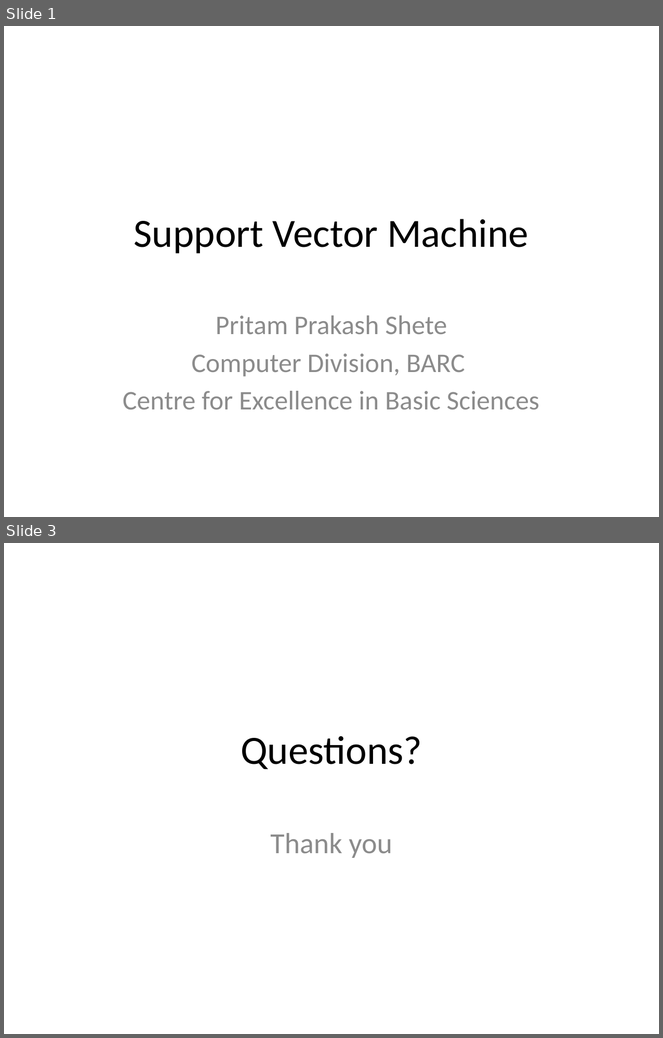
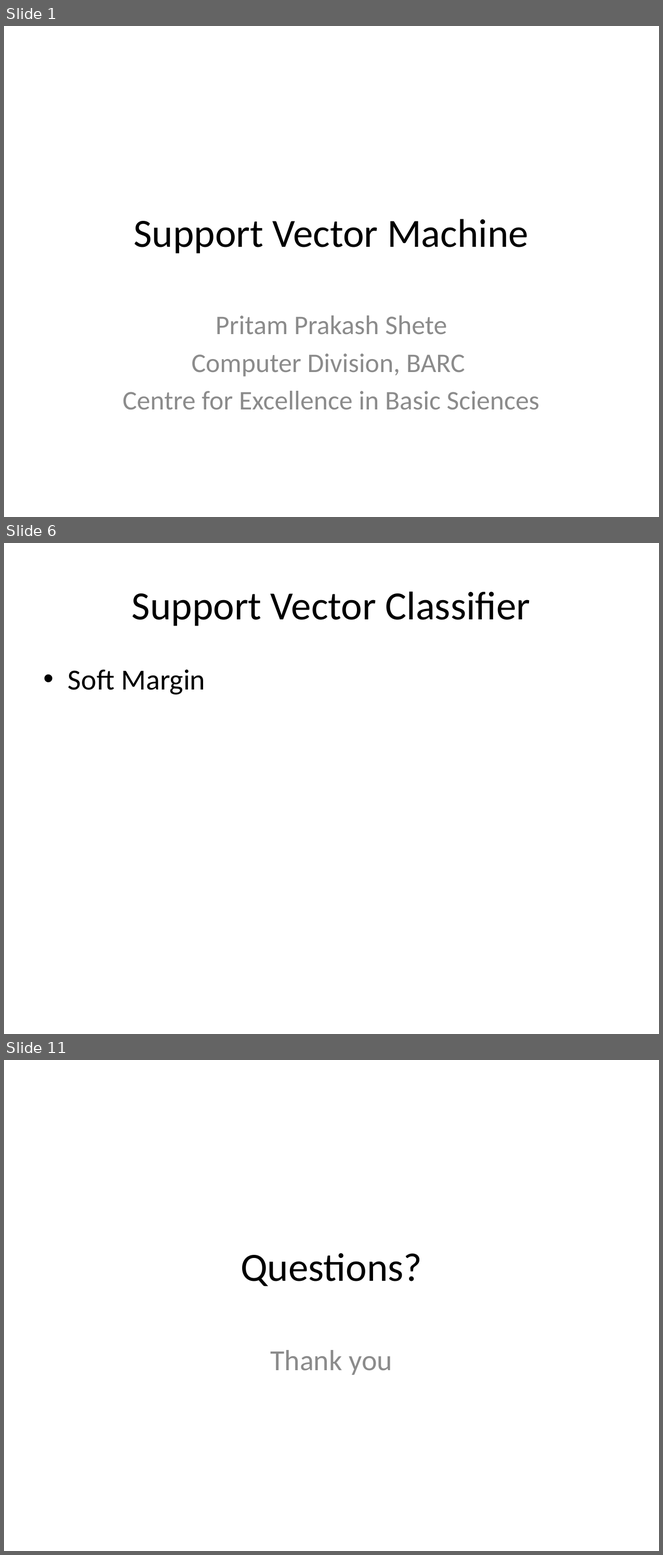
Before and after one commit to look4pritam/ArtificialIntelligence, a slide deck: MachineLearning/SupportVectorMachine/SupportVectorMachine.pptx. Shown one above the other, each under a label of ours: slides 1 and 3 before the commit, slides 1, 6 and 11 after it; the slides between them are not shown. The pictures are 663x1038 and 663x1555 pixels, drawn with LibreOffice and Linux fonts; fonts in the diff are those of the drawing. Boxes give left, top, right and bottom in pixels: in the first picture for what was removed or moved away, otherwise in the second. Text is boxed around its words. In the diff, an @@ line names an element or a change of style, - is before the commit and + after.

```diff
--- a/MachineLearning/SupportVectorMachine/SupportVectorMachine.pptx
+++ b/MachineLearning/SupportVectorMachine/SupportVectorMachine.pptx
@@ slide 6 added at (4,543,659,1034), background #FFFFFF @@
@@ title added at (132,591,530,626), 44 pt, text #000000 @@
+Support Vector Classifier
@@ text added at (68,669,205,695), 32 pt, text #000000 @@
+• Soft Margin
@@ what was slide 3 is now slide 11 @@
```
Also in this commit, not shown: 8 other slides added, 1 slide removed.
